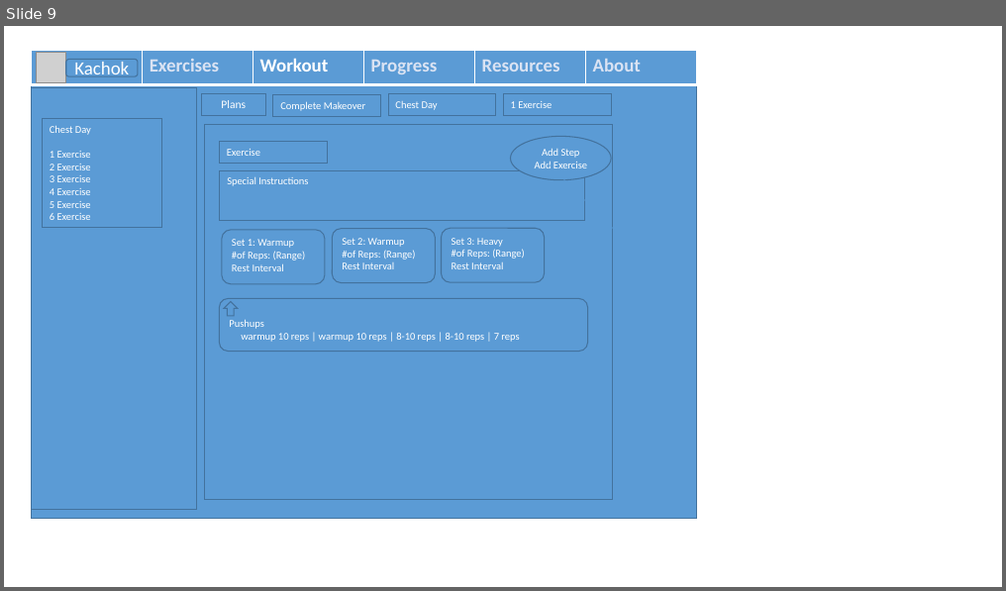
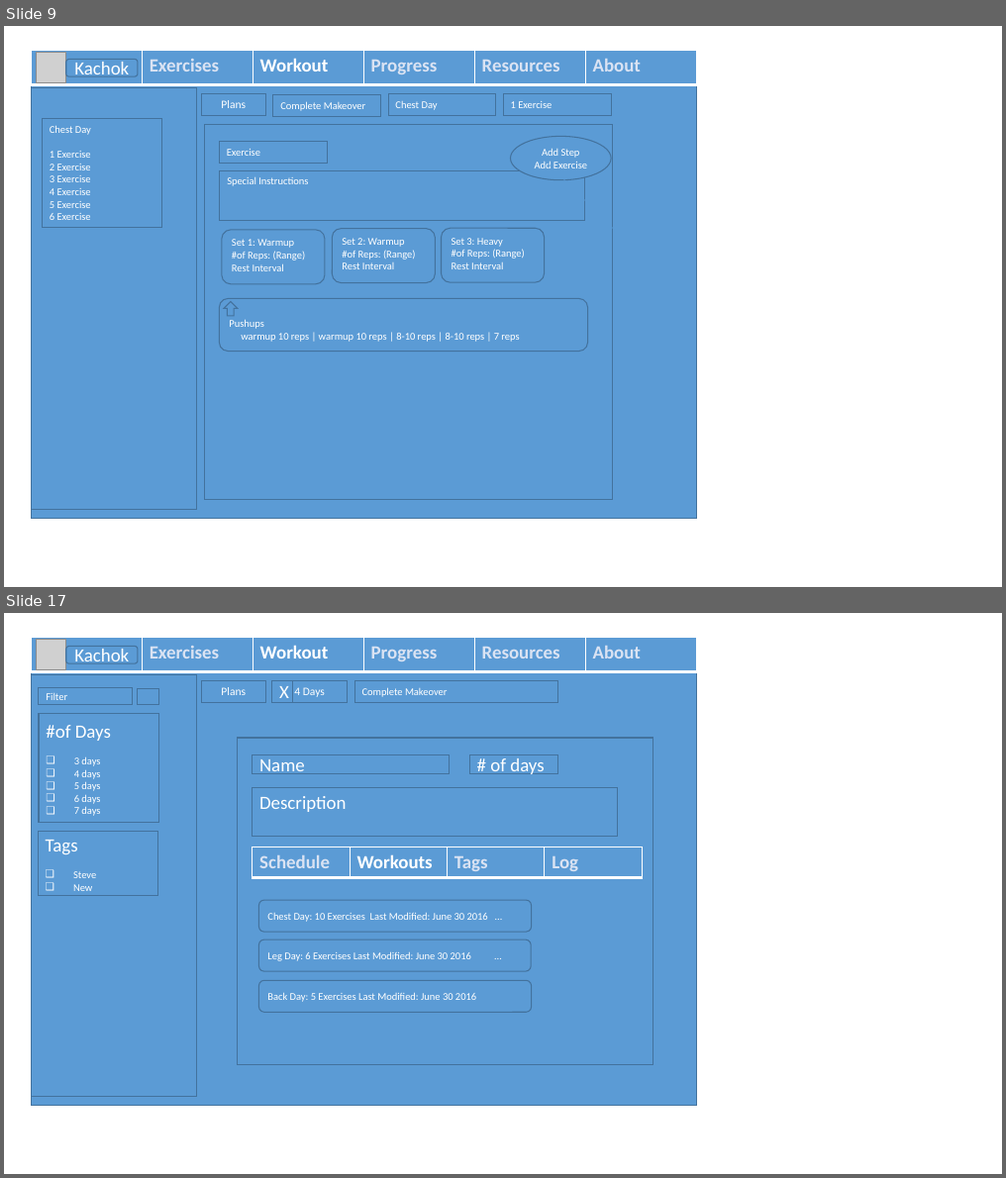
Before and after one commit to stevchik/Kachok, a slide deck: Mockup.pptx. Shown one above the other, each under a label of ours: slide 9 before the commit, slides 9 and 17 after it; the slides between them are not shown. The pictures are 1006x591 and 1006x1178 pixels, drawn with LibreOffice and Linux fonts; fonts in the diff are those of the drawing; grey boxes stand for pictures; background and template pictures are left out. Boxes give left, top, right and bottom in pixels: in the first picture for what was removed or moved away, otherwise in the second. Text is boxed around its words. In the diff, an @@ line names an element or a change of style, - is before the commit and + after.

```diff
--- a/Mockup.pptx
+++ b/Mockup.pptx
@@ slide 17 added at (4, 613, 1002, 1174), background #FFFFFF @@
@@ rectangle added at (31, 637, 696, 1105), fill #5B9BD5, outline #43739E 1 pt @@
@@ table added at (31, 637, 696, 671), 1 rows, 6 columns @@
+ | Exercises | Workout | Progress | Resources | About
@@ picture added at (37, 639, 66, 669) @@
@@ rounded rectangle added at (66, 646, 138, 663), fill #5B9BD5, outline #43739E 1 pt, 18 pt, text #FFFFFF @@
+Kachok
@@ rectangle added at (31, 675, 196, 1096), fill #5B9BD5, outline #43739E 1 pt @@
@@ rectangle added at (39, 688, 132, 705), fill #5B9BD5, outline #43739E 1 pt, 10 pt, text #FFFFFF @@
+Filter
@@ rectangle added at (138, 688, 158, 705), fill #5B9BD5, outline #43739E 1 pt @@
@@ rectangle added at (202, 680, 266, 702), fill #5B9BD5, outline #43739E 1 pt, 11 pt, text #FFFFFF @@
+Plans
@@ rectangle added at (272, 680, 348, 702), fill #5B9BD5, outline #43739E 1 pt, 11 pt, text #FFFFFF @@
+4 Days
@@ rectangle added at (272, 680, 292, 702), fill #5B9BD5, outline #43739E 1 pt, 18 pt, text #FFFFFF @@
+X
@@ rectangle added at (354, 680, 557, 702), fill #5B9BD5, outline #43739E 1 pt, 10 pt, text #FFFFFF @@
+Complete Makeover
@@ rectangle added at (39, 714, 158, 823), fill #5B9BD5, outline #43739E 1 pt, 10 pt, text #FFFFFF @@
+#of Days
+❑ 3 days
+❑ 4 days
+❑ 5 days
+❑ 6 days
+❑ 7 days
@@ rectangle added at (238, 738, 653, 1065), fill #5B9BD5, outline #43739E 1 pt @@
@@ rectangle added at (252, 756, 450, 774), fill #5B9BD5, outline #43739E 1 pt, 18 pt, text #FFFFFF @@
+Name
@@ rectangle added at (469, 756, 558, 774), fill #5B9BD5, outline #43739E 1 pt, 18 pt, text #FFFFFF @@
+# of days
@@ rectangle added at (252, 787, 618, 837), fill #5B9BD5, outline #43739E 1 pt, 18 pt, text #FFFFFF @@
+Description
@@ rectangle added at (38, 832, 157, 896), fill #5B9BD5, outline #43739E 1 pt, 10 pt, text #FFFFFF @@
+Tags
+❑ Steve
+❑ New
@@ table added at (252, 848, 642, 878), 1 rows, 4 columns @@
+Schedule | Workouts | Tags | Log
@@ rounded rectangle added at (259, 900, 532, 932), fill #5B9BD5, outline #43739E 1 pt, 10 pt, text #FFFFFF @@
+Chest Day: 10 Exercises Last Modified: June 30 2016 …
@@ rounded rectangle added at (259, 940, 531, 971), fill #5B9BD5, outline #43739E 1 pt, 10 pt, text #FFFFFF @@
+Leg Day: 6 Exercises Last Modified: June 30 2016 …
@@ rounded rectangle added at (259, 980, 532, 1012), fill #5B9BD5, outline #43739E 1 pt, 10 pt, text #FFFFFF @@
+Back Day: 5 Exercises Last Modified: June 30 2016
```
Also in this commit, not shown: 13 other slides added.
